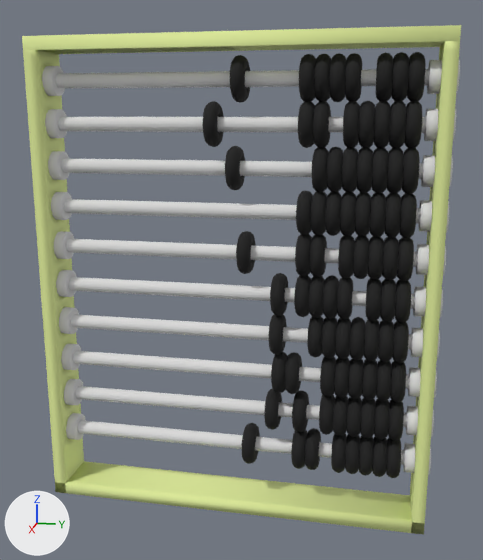
What one commit did to the OBJ model src/assets/abacus.obj.
Rendered twice from a 50 mm camera at (25.8, 5.5, 6.7) aimed at (-0.1, 0.3, 0.3). The lights are fixed; the arrows at lower left show +X, +Y and +Z. Where no turn or scale is listed for an object, it has been applied to the vertices.

The scene before the commit, as lines of its bpy script (objects in view):
```python
mat_wire_198225087 = principled_material('wire_198225087')
mat_wire_198225087.base_color = (0.776, 0.882, 0.341)  # green #e4f19e
mat_wire_198225087.roughness = 0.821
me_cylinder010 = bpy.data.meshes.new('Cylinder010')
me_cylinder010.from_pydata(...)  # 180 vertices, 148 faces; spans x -0.6..0.6, y -8.1..8.1, z 7.5..8.6
me_cylinder010.materials.append(mat_02___default)  # light grey #e3e3e3
me_cylinder011 = bpy.data.meshes.new('Cylinder011')
me_cylinder011.from_pydata(...)  # 180 vertices, 148 faces; spans x -0.6..0.6, y -8.1..8.1, z 5.8..7.0
me_cylinder011.materials.append(mat_02___default)  # light grey #e3e3e3
me_plane004 = bpy.data.meshes.new('Plane004')
me_plane004.from_pydata(...)  # 2169 vertices, 2228 faces; spans x -1.0..1.0, y -8.0..8.0, z -9.7..9.7
me_plane004.polygons.foreach_set('use_smooth', [True] * 2228)
me_plane004.materials.append(mat_wire_198225087)  # green #e4f19e
ob_cylinder010 = bpy.data.objects.new('Cylinder010', me_cylinder010)
ob_cylinder010.location = (0.0, 0.0, 0.0)
ob_cylinder011 = bpy.data.objects.new('Cylinder011', me_cylinder011)
ob_cylinder011.location = (0.0, 0.0, 0.0)
ob_plane004 = bpy.data.objects.new('Plane004', me_plane004)
ob_plane004.location = (0.0, 0.0, 0.0)
# also in view: 'Cylinder015' at (0.0, 0.0, -0.2); 'Cylinder013' at (0.0, 0.0, 3.1); 'Cylinder019' at (0.0, 0.0, -6.9); 'Cylinder017' at (0.0, 0.0, -3.6); 'Torus076' at (0.0, 2.9, 0.6)
```
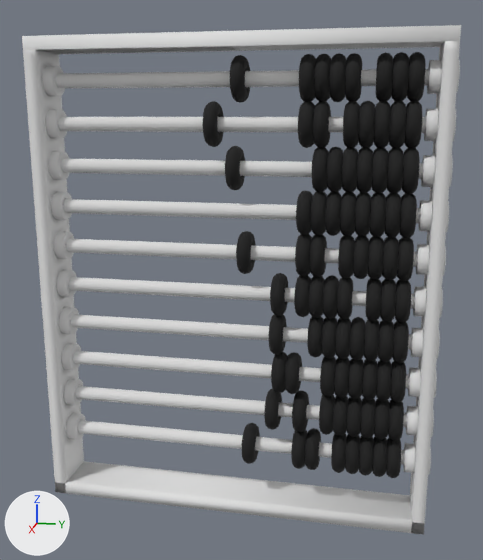
The change, as a diff of the scene's bpy script:
```diff
--- a/src/assets/abacus.obj.py
+++ b/src/assets/abacus.obj.py
@@ mat_wire_198225087 @@
 mat_wire_198225087 = principled_material('wire_198225087')
-mat_wire_198225087.base_color = (0.776, 0.882, 0.341)  # green #e4f19e
+mat_wire_198225087.base_color = (0.8, 0.8, 0.8)  # white #e7e7e7
 mat_wire_198225087.roughness = 0.821
```

What differs and where, as boxes [x1, y1, x2, y2] in the pictures (483 x 560 px):
'Plane004', recoloured (green to white)
    both: [22, 25, 461, 535]
